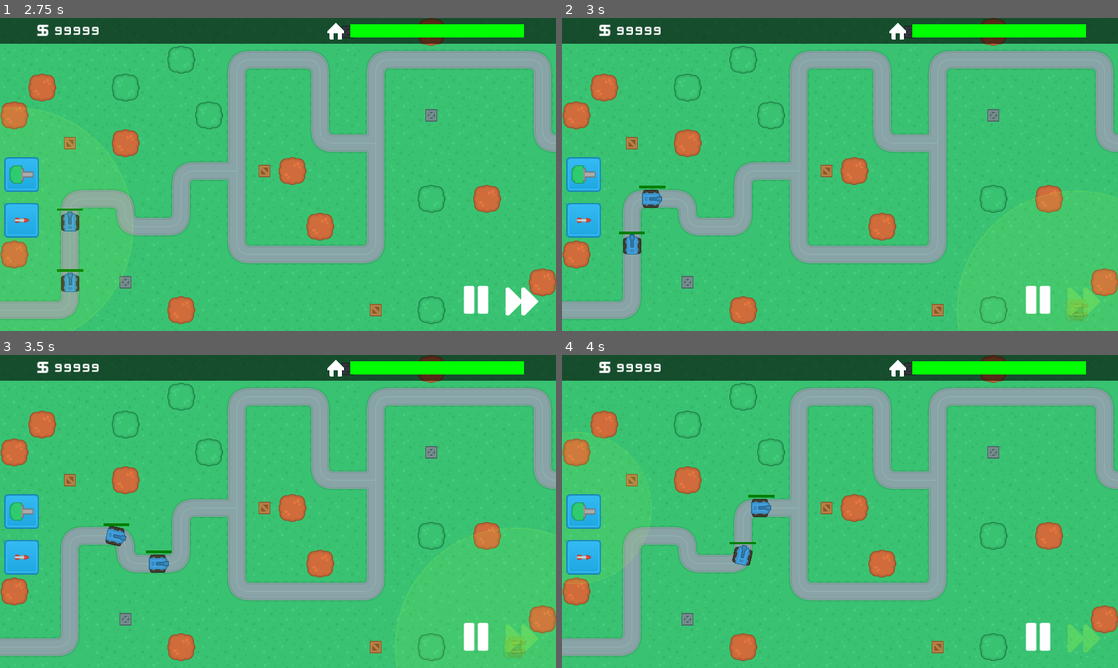
Above: before the commit, frames 1-4 (two rows, left to right).
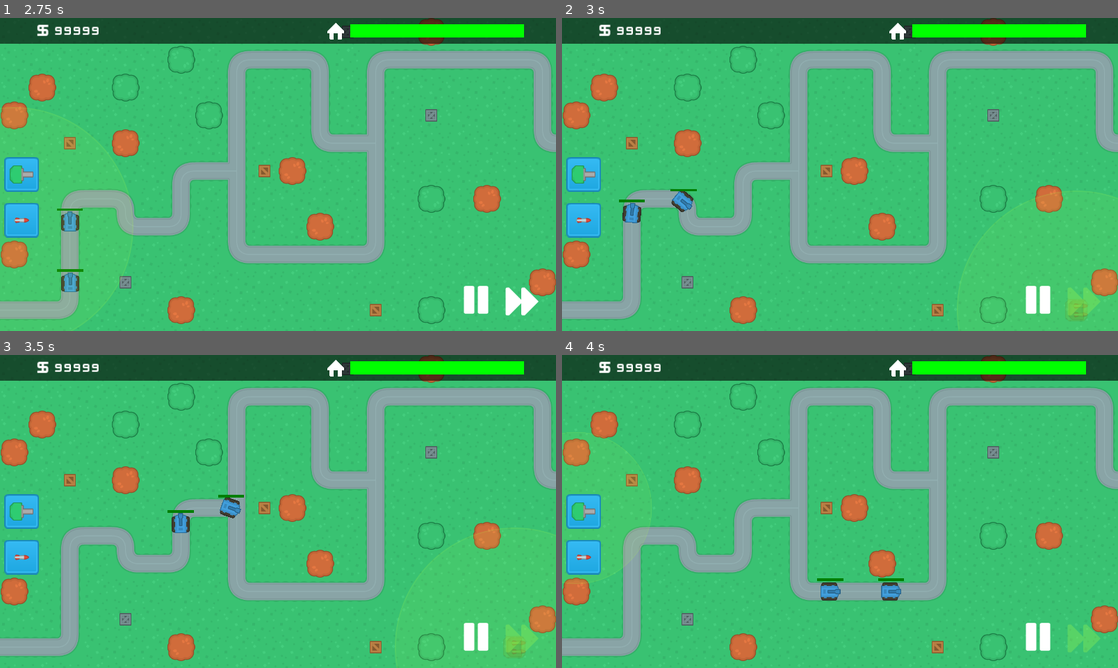
Above: after the commit, the same moments.

Repository: megastruktur/Towers-Tutorial
Game: Godot game, scene res://scene_handler.tscn
Two runs of this game, one before a commit and one after it. Both use one fixed random seed, a clock stepped at 60 frames per second and the inputs below.
Inputs (mouse positions are in pixels of both pictures, inside the frame that each line leads up to):
- Up to frame 1 (2.75 s): click "New Game" at 0.5 s; click (22, 174) at 1.25 s; click (22, 221) at 2 s
- Up to frame 2 (3 s): click (1084, 299) at 2.75 s
- Up to frame 3 (3.5 s): no input
- Up to frame 4 (4 s): click (584, 511) at 3.5 s

Frame 1 is identical in both runs. In frame 2, 0.9% of the frame differs, in the area x 10-25%, y 53-76%; in frame 3, 0.9%, in the area x 18-44%, y 44-70%; in frame 4, 0.9%.

Commit message:
Game Over conditions and UI

Diff:
--- a/Scenes/Enemies/enemy.gd
+++ b/Scenes/Enemies/enemy.gd
@@ -2,6 +2,10 @@
 
 @onready var HealthBar : TextureProgressBar = $HealthBar
 @onready var ImpactArea : Marker2D = $Impact
+
+signal enemy_dead
+signal base_damage(damage)
+var damage : int
 
 # Preload to save some processing power
 var projectile_impact = preload("res://Scenes/Support/projectile_impact.tscn")
@@ -16,6 +20,7 @@
 
 func _ready():
 	hp = GameData.enemies_data[enemy_type]["hp"]
+	damage = GameData.enemies_data[enemy_type]["damage"]
 
 	HealthBar.max_value = hp
 	HealthBar.value = hp
@@ -23,6 +28,7 @@
 
 
 func _physics_process(delta):
+	deal_damage()
 	move(delta)
 
 
@@ -37,11 +43,20 @@
 	HealthBar.position = position - Vector2(30, 30)
 
 
-func on_hit(damage):
+func deal_damage():
+	# If the tank reaches the end of line - deal damage and destroy the object.
+	if progress_ratio == 1.0:
+		emit_signal("base_damage", damage)
+		emit_signal("enemy_dead")
+		queue_free()
+
+
+
+func on_hit(received_damage):
 
 	impact()
 
-	hp -= damage
+	hp -= received_damage
 	HealthBar.value = hp
 
 	if hp <= 0:
@@ -63,5 +78,6 @@
 
 func on_destroy():
 	get_node("CharacterBody2D").queue_free()
+	emit_signal("enemy_dead")
 	await get_tree().create_timer(0.2).timeout
 	queue_free()
--- a/Scenes/MainScenes/UI.gd
+++ b/Scenes/MainScenes/UI.gd
@@ -5,6 +5,8 @@
 
 var color_build_valid = "adff4545"
 var color_build_invalid = "ab54ff3c"
+
+@onready var hp_bar : TextureProgressBar = get_node("HUD/InfoBar/H/HP")
 
 func set_tower_preview(build_type : String, mouse_position):
 
@@ -90,3 +92,15 @@
 		speed_up_button.modulate = Color(1, 1, 1)
 
 	get_parent().game_speed_toggle()
+
+
+func update_health_bar(current_base_health):
+	var tween : Tween = create_tween()
+	tween.tween_property(hp_bar, "value", current_base_health, 2.0)
+
+	if current_base_health >= 60:
+		hp_bar.tint_progress = "00ff00"
+	elif current_base_health <= 60 and current_base_health >= 25:
+		hp_bar.tint_progress = "e1be32"
+	else:
+		hp_bar.tint_progress = "e11e1e"
--- a/Scenes/MainScenes/game_scene.gd
+++ b/Scenes/MainScenes/game_scene.gd
@@ -1,4 +1,6 @@
 extends Node2D
+
+signal game_finished(result)
 
 var map_node : Node2D
 var TowerExclusion : TileMap = null
@@ -19,8 +21,11 @@
 var prepare_stage_timer : float = 0.2
 var current_wave : int = 0
 var enemies_in_wave : int = 0
+var enemies_left_in_wave : int
 var speed_default : float = 1.0
-var speed_speed_up : float = 2.0
+var speed_speed_up : float = 4.0
+
+var base_health = 100
 
 
 func _ready():
@@ -47,22 +52,33 @@
 	if current_wave == 0:
 		timer = prepare_stage_timer
 
-	await get_tree().create_timer(timer).timeout
-	spawn_enemies(get_wave_data())
+	current_wave += 1
+
+	if get_wave_data():
+		await get_tree().create_timer(timer).timeout
+		spawn_enemies(get_wave_data())
+	else:
+		emit_signal("game_finished", true)
+		print("Game Over")
 
 
 func spawn_enemies(wave_data):
 	for i in wave_data:
 		var new_enemy = load(enemies_res_path + i[0] + ".tscn").instantiate()
+		new_enemy.connect("base_damage", _on_base_damage)
+		new_enemy.connect("enemy_dead", _on_enemy_death)
 		EnemyPath.add_child(new_enemy, true)
 		await get_tree().create_timer(i[1]).timeout
 
 
 func get_wave_data():
-	var wave_data = [["blue_tank", 0.7], ["blue_tank", 0.1]]
-	current_wave += 1
-	enemies_in_wave = wave_data.size()
-	return wave_data
+	if str(current_wave) in GameData.wave_data:
+		var wave_data = GameData.wave_data[str(current_wave)]
+		enemies_in_wave = wave_data.size()
+		enemies_left_in_wave = enemies_in_wave
+		return wave_data
+	else:
+		return null
 
 
 func _process(_delta):
@@ -187,3 +203,20 @@
 			print("No valid Tower resource found")
 	else:
 		print("Can't build here")
+
+
+func _on_base_damage(damage):
+	base_health -= damage
+
+	get_node("UI").update_health_bar(base_health)
+	if base_health <= 0:
+		emit_signal("game_finished", false)
+		print(base_health)
+		print("Base was destroyed")
+
+
+func _on_enemy_death():
+	enemies_left_in_wave -= 1
+
+	if enemies_left_in_wave <= 0:
+		start_next_wave()
--- a/Scenes/Turrets/turret.gd
+++ b/Scenes/Turrets/turret.gd
@@ -22,7 +22,8 @@
 		select_enemy()
 
 		# Wait for animation to end until turning
-		if not get_node("AnimationPlayer").is_playing():
+		var animation_player = get_node_or_null("AnimationPlayer")
+		if (animation_player and not animation_player.is_playing()) or not animation_player:
 			turn()
 
 		if ready_to_fire:
--- a/Singletons/GameData.gd
+++ b/Singletons/GameData.gd
@@ -25,5 +25,12 @@
 	"blue_tank" : {
 		"speed" : 200,
 		"hp" : 300,
+		"damage" : 21
 	},
 }
+
+
+var wave_data = {
+	"1" : [["blue_tank", 0.7], ["blue_tank", 0.1]],
+	"2" : [["blue_tank", 0.7], ["blue_tank", 0.3], ["blue_tank", 0.3]],
+}
--- a/scene_handler.gd
+++ b/scene_handler.gd
@@ -8,16 +8,21 @@
 
 func main_menu_connect():
 
-	get_node("MainMenu/M/VB/NewGame").pressed.connect(on_new_game_pressed)
-	get_node("MainMenu/M/VB/Settings").pressed.connect(on_settings_pressed)
-	get_node("MainMenu/M/VB/About").pressed.connect(on_about_pressed)
-	get_node("MainMenu/M/VB/Quit").pressed.connect(on_quit_pressed)
+	if not get_node("MainMenu/M/VB/NewGame").is_connected("pressed", on_new_game_pressed):
+		get_node("MainMenu/M/VB/NewGame").pressed.connect(on_new_game_pressed)
+	if not get_node("MainMenu/M/VB/Settings").is_connected("pressed", on_settings_pressed):
+		get_node("MainMenu/M/VB/Settings").pressed.connect(on_settings_pressed)
+	if not get_node("MainMenu/M/VB/About").is_connected("pressed", on_about_pressed):
+		get_node("MainMenu/M/VB/About").pressed.connect(on_about_pressed)
+	if not get_node("MainMenu/M/VB/Quit").is_connected("pressed", on_quit_pressed):
+		get_node("MainMenu/M/VB/Quit").pressed.connect(on_quit_pressed)
 
 
 func on_new_game_pressed():
 	# Remove Main Menu completely
 	get_node("MainMenu").queue_free()
 	var game_scene = load("res://Scenes/MainScenes/game_scene.tscn").instantiate()
+	game_scene.connect("game_finished", _on_game_finished)
 	add_child(game_scene)
 
 
@@ -31,3 +36,16 @@
 
 func on_quit_pressed():
 	get_tree().quit()
+
+
+func _on_game_finished(is_won):
+	get_node("GameScene").queue_free()
+
+	var main_menu = load("res://Scenes/UI/main_menu.tscn").instantiate()
+	add_child(main_menu)
+	main_menu_connect()
+
+	if is_won:
+		print("Game Won")
+	else:
+		print("Game Lost")
Not shown: 2 places in Scenes/Support/projectile_impact.tscn that only renumber resources
